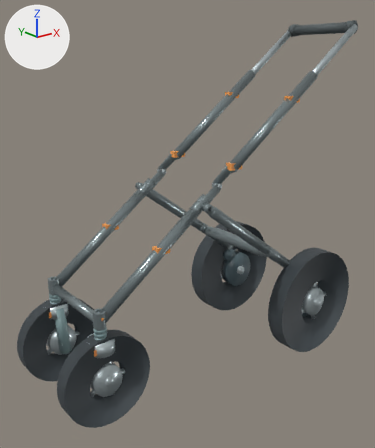
The glTF model models/no_cabin/w380_state1_wheel_L.glb, before and after one commit.
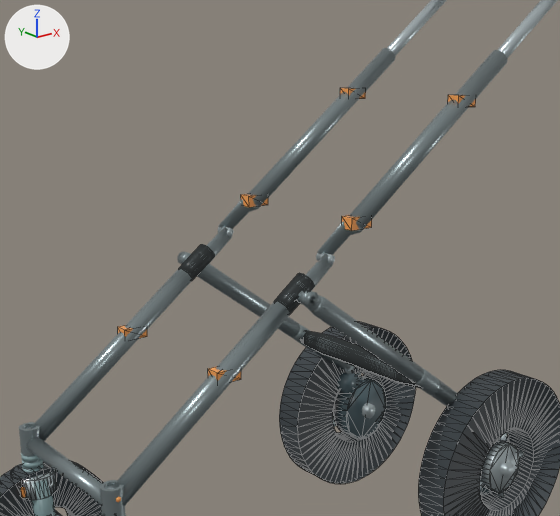
Each version appears first whole from a 50 mm camera at (-0.5, -1.225, 0.892) aimed at (0.485, 0.007, 0.399), and next in a close-up on the part from 10% to 92% of the width and 10% to 73% of the height. Lighting does not change. The marker at upper left points along +X, +Y and +Z. The older version's two pictures come first. The close-ups show mesh edges as thin lines. Where no turn or scale is listed for an object, it has been applied to the vertices.

In view in the first close-up: 'FR_tire.009', 'RL_tire.009', 'RR_brake_backplate.009', 'RR_tire.009', 'V46_rear_leg_-1.002', 'V46_rear_leg_1.002', 'V46_rearbar.002', 'front_fixed_round_tube', 'main_lower_-1', 'main_lower_1', 'main_upper_-1', 'main_upper_1' and 37 more.
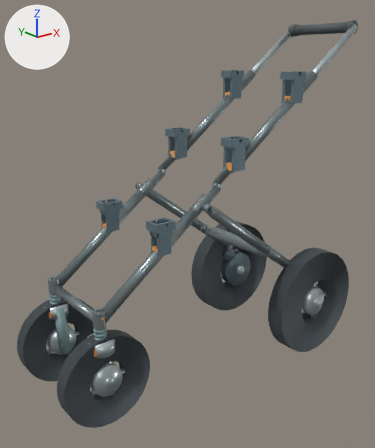
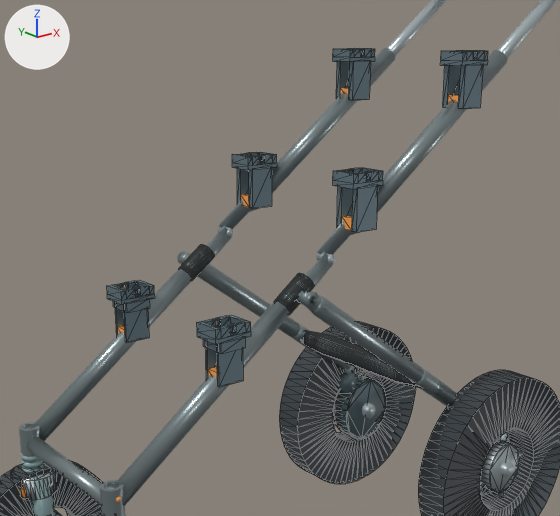
Changed parts and their boxes (x1, y1, x2, y2) in the close-ups (560 x 516 px):
'Universal_Cabin_Receiver_L_-1', added
    after: (197, 315, 251, 387)
'Universal_Cabin_Receiver_M_-1', added
    after: (333, 168, 383, 232)
'Universal_Cabin_Receiver_H_-1', added
    after: (440, 51, 488, 109)
'Universal_Cabin_Receiver_L_1', added
    after: (107, 280, 155, 342)
'Universal_Cabin_Receiver_M_1', added
    after: (232, 152, 277, 209)
'Universal_Cabin_Receiver_H_1', added
    after: (333, 49, 375, 100)

Diff of the bpy script that builds the scene:
```diff
--- a/models/no_cabin/w380_state1_wheel_L.glb.py
+++ b/models/no_cabin/w380_state1_wheel_L.glb.py
@@ mat_universal_cabin_receiver @@
+mat_universal_cabin_receiver = principled_material('Universal Cabin Receiver')
+mat_universal_cabin_receiver.base_color = (0.18, 0.26, 0.3)  # greyish blue #768b95
+mat_universal_cabin_receiver.metallic = 0.58
+mat_universal_cabin_receiver.roughness = 0.42
@@ me_universal_cabin_receiver_m__1 @@
+me_universal_cabin_receiver_m__1.from_pydata(...)  # 76 vertices, 156 faces; spans x 0.5147..0.5787, y -0.159..-0.111, z 0.589..0.682
+me_universal_cabin_receiver_m__1.materials.append(mat_universal_cabin_receiver)  # greyish blue #768b95
@@ me_universal_cabin_receiver_l__1 @@
+me_universal_cabin_receiver_l__1.from_pydata(...)  # 84 vertices, 168 faces; spans x 0.248..0.312, y -0.159..-0.111, z 0.389..0.482
+me_universal_cabin_receiver_l__1.materials.append(mat_universal_cabin_receiver)  # greyish blue #768b95
@@ me_universal_cabin_receiver_h__1 @@
+me_universal_cabin_receiver_h__1.from_pydata(...)  # 76 vertices, 156 faces; spans x 0.7547..0.8187, y -0.159..-0.111, z 0.769..0.862
+me_universal_cabin_receiver_h__1.materials.append(mat_universal_cabin_receiver)  # greyish blue #768b95
@@ me_universal_cabin_receiver_m_1 @@
+me_universal_cabin_receiver_m_1.from_pydata(...)  # 76 vertices, 156 faces; spans x 0.5147..0.5787, y 0.111..0.159, z 0.589..0.682
+me_universal_cabin_receiver_m_1.materials.append(mat_universal_cabin_receiver)  # greyish blue #768b95
@@ me_universal_cabin_receiver_l_1 @@
+me_universal_cabin_receiver_l_1.from_pydata(...)  # 84 vertices, 168 faces; spans x 0.248..0.312, y 0.111..0.159, z 0.389..0.482
+me_universal_cabin_receiver_l_1.materials.append(mat_universal_cabin_receiver)  # greyish blue #768b95
@@ me_universal_cabin_receiver_h_1 @@
+me_universal_cabin_receiver_h_1.from_pydata(...)  # 76 vertices, 156 faces; spans x 0.7547..0.8187, y 0.111..0.159, z 0.769..0.862
+me_universal_cabin_receiver_h_1.materials.append(mat_universal_cabin_receiver)  # greyish blue #768b95
@@ ob_universal_cabin_receiver_m__1 @@
+ob_universal_cabin_receiver_m__1 = bpy.data.objects.new('Universal_Cabin_Receiver_M_-1', me_universal_cabin_receiver_m__1)
+ob_universal_cabin_receiver_m__1.location = (0.0, 0.0, 0.0)
@@ ob_universal_cabin_receiver_l__1 @@
+ob_universal_cabin_receiver_l__1 = bpy.data.objects.new('Universal_Cabin_Receiver_L_-1', me_universal_cabin_receiver_l__1)
+ob_universal_cabin_receiver_l__1.location = (0.0, 0.0, 0.0)
@@ ob_universal_cabin_receiver_h__1 @@
+ob_universal_cabin_receiver_h__1 = bpy.data.objects.new('Universal_Cabin_Receiver_H_-1', me_universal_cabin_receiver_h__1)
+ob_universal_cabin_receiver_h__1.location = (0.0, 0.0, 0.0)
@@ ob_universal_cabin_receiver_m_1 @@
+ob_universal_cabin_receiver_m_1 = bpy.data.objects.new('Universal_Cabin_Receiver_M_1', me_universal_cabin_receiver_m_1)
+ob_universal_cabin_receiver_m_1.location = (0.0, 0.0, 0.0)
@@ ob_universal_cabin_receiver_l_1 @@
+ob_universal_cabin_receiver_l_1 = bpy.data.objects.new('Universal_Cabin_Receiver_L_1', me_universal_cabin_receiver_l_1)
+ob_universal_cabin_receiver_l_1.location = (0.0, 0.0, 0.0)
@@ ob_universal_cabin_receiver_h_1 @@
+ob_universal_cabin_receiver_h_1 = bpy.data.objects.new('Universal_Cabin_Receiver_H_1', me_universal_cabin_receiver_h_1)
+ob_universal_cabin_receiver_h_1.location = (0.0, 0.0, 0.0)
```
